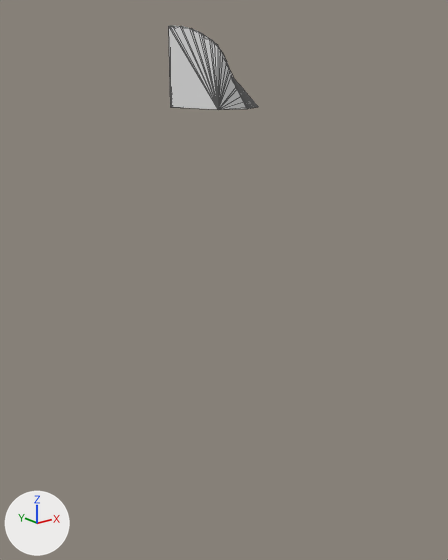
Before and after pictures for a commit that changed the glTF model assets/terrain/surface_pieces/surf_39_4.glb.
One viewpoint serves both versions: a 50 mm lens placed at (61.6, 55.2, -3.7), pointed at (87.6, 87.7, -16.7). Lighting does not change. The marker at lower left points along +X, +Y and +Z. The picture after the commit comes second. Mesh edges are drawn as thin lines. Where no turn or scale is listed for an object, it has been applied to the vertices.

Objects in the first picture: 'geometry_0'.
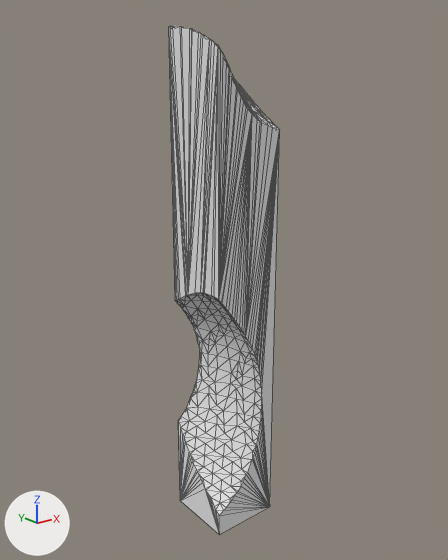
What differs and where, as boxes (x1, y1, x2, y2) in the pictures (448 x 560 px):
'geometry_0', reshaped (23% wider, 499% taller): before (169, 26, 258, 110); after (169, 26, 279, 534)

What changed in the scene script:
```text
Change me_geometry_0:
    used by ob_geometry_0; location = (0.0, 0.0, 0.0)
    remove me_geometry_0.from_pydata(...)  # 125 vertices, 246 faces; spans x 85.0..90.0, y 85.0..90.0, z -5.0..-0.11
    add me_geometry_0.from_pydata(...)  # 375 vertices, 746 faces; spans x 85.0..90.0, y 85.0..90.0, z -35.0..-0.11
    me_geometry_0 part 1: 19 vertices removed from x 85.0..90.0, y 85.0..90.0, z -5.0; 269 vertices added at x 85.0..90.0, y 85.0..90.0, z -35.0..-5.03
```
